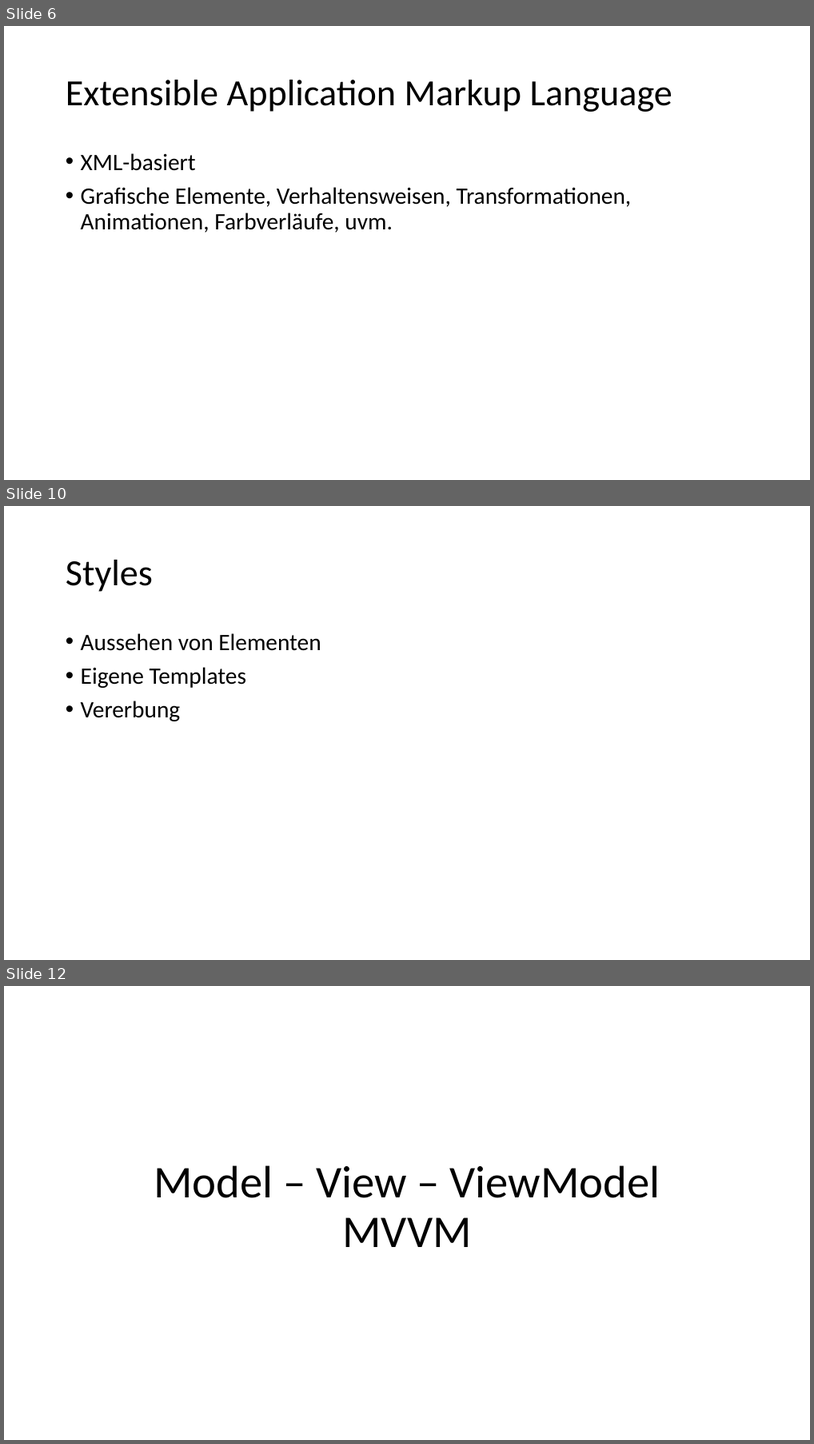
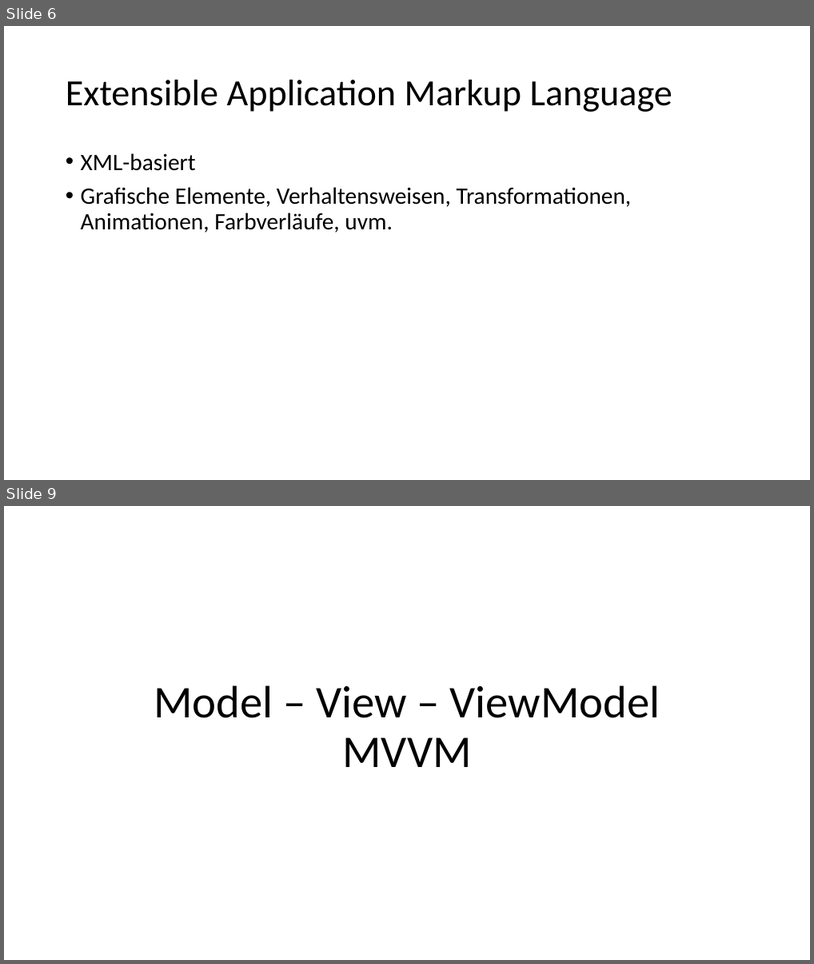
Before and after one commit to Steffen543/InformatikSeminarDemo, a slide deck: Präsentation_Steffen.pptx. Shown one above the other, each under a label of ours: slides 6, 10 and 12 before the commit, slides 6 and 9 after it; the slides between them are not shown. The pictures are 814x1444 and 814x964 pixels, drawn with LibreOffice and Linux fonts; fonts in the diff are those of the drawing. Boxes give left, top, right and bottom in pixels: in the first picture for what was removed or moved away, otherwise in the second. Text is boxed around its words. In the diff, an @@ line names an element or a change of style, - is before the commit and + after.

```diff
--- a/Präsentation_Steffen.pptx
+++ b/Präsentation_Steffen.pptx
@@ slide 10 removed at [4, 506, 810, 960], background #FFFFFF @@
@@ title removed at [66, 560, 153, 592] @@
-Styles
@@ text removed at [81, 633, 321, 721] @@
-• Aussehen von Elementen
-• Eigene Templates
-• Vererbung
@@ what was slide 12 is now slide 9 @@
```
Also in this commit, not shown: 2 slides changed, 2 other slides removed.
